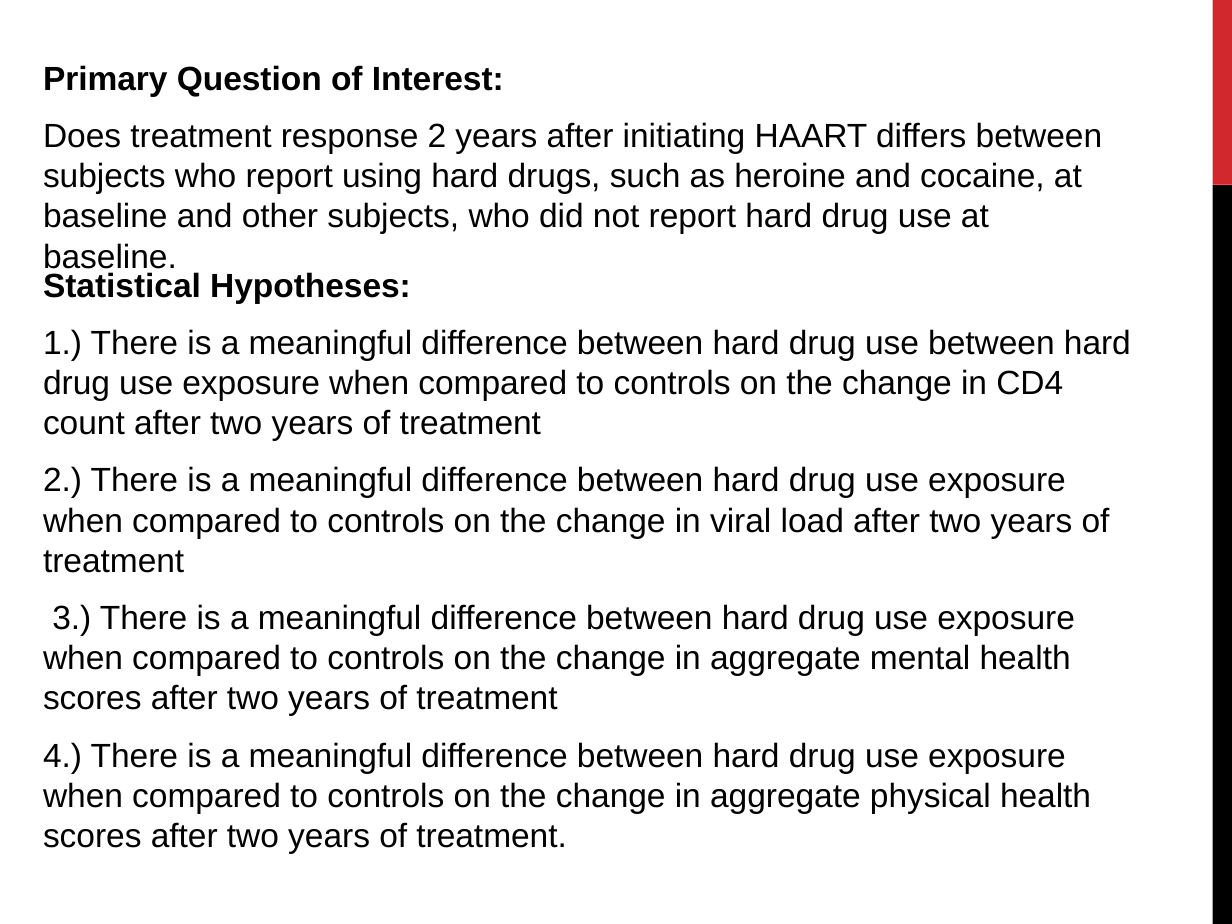
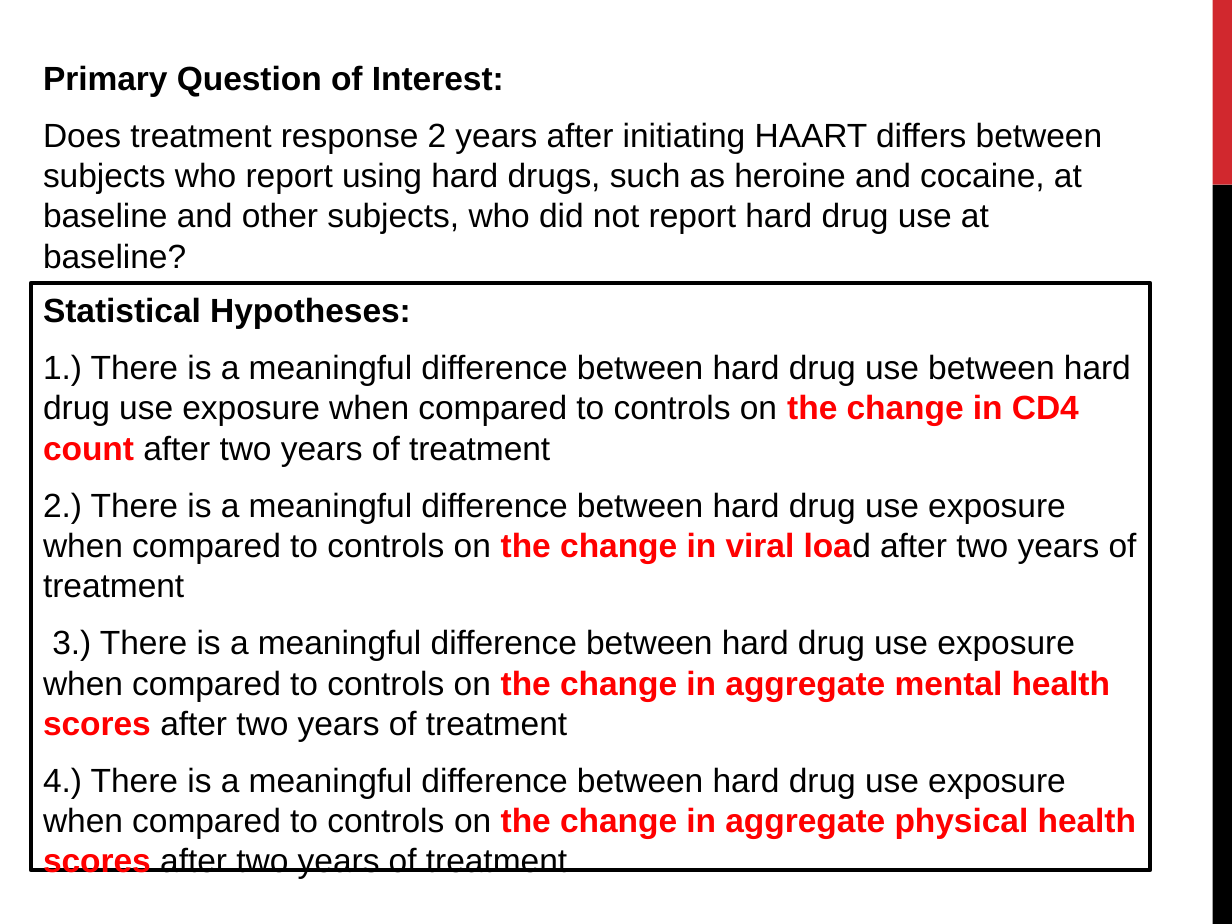
Before and after one commit to Delgoulding/Biostat-Projects, a slide deck: slide 2 of Project1/Reports/Project 1 presentation.pptx. Drawn at 1232x924 pixels with LibreOffice and Linux fonts; fonts in the diff are those of the drawing. Boxes give left, top, right and bottom in pixels: in the first picture for what was removed or moved away, otherwise in the second. Text is boxed around its words. In the diff, an @@ line names an element or a change of style, - is before the commit and + after.

```diff
--- a/Project1/Reports/Project 1 presentation.pptx
+++ b/Project1/Reports/Project 1 presentation.pptx
@@ text at (43,122,1102,269): text changed @@
-Does treatment response 2 years after initiating HAART differs between subjects who report using hard drugs, such as heroine and cocaine, at baseline and other subjects, who did not report hard drug use at baseline.
+Does treatment response 2 years after initiating HAART differs between subjects who report using hard drugs, such as heroine and cocaine, at baseline and other subjects, who did not report hard drug use at baseline?
@@ text "Statistical Hypotheses:": place and size @@
-text "Statistical Hypotheses:" at (43,272,1131,853)
+text "Statistical Hypotheses:" at (31,283,1151,871)
@@ text "Statistical Hypotheses:" at (31,283,1151,871): fill none to #FFFFFF; outline none to #000000 2.25 pt @@
@@ text at (43,354,1137,879): text colour #000000 to #FF0000, bold on in "the change in CD4 count", "the change in viral load", "the change in aggregate mental health scores", "the change in aggregate physical health scores" @@
```
Also in this commit, not shown: 4 other slides changed, 1 slide added, 3 other files.
